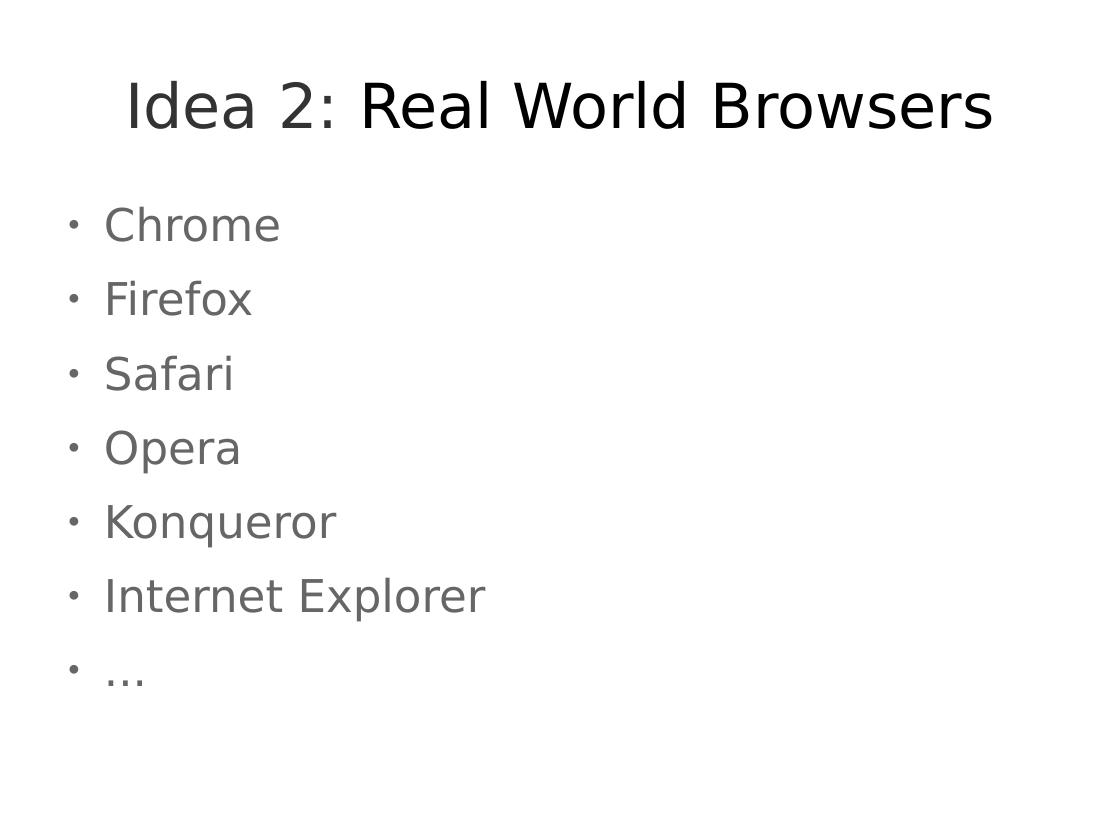
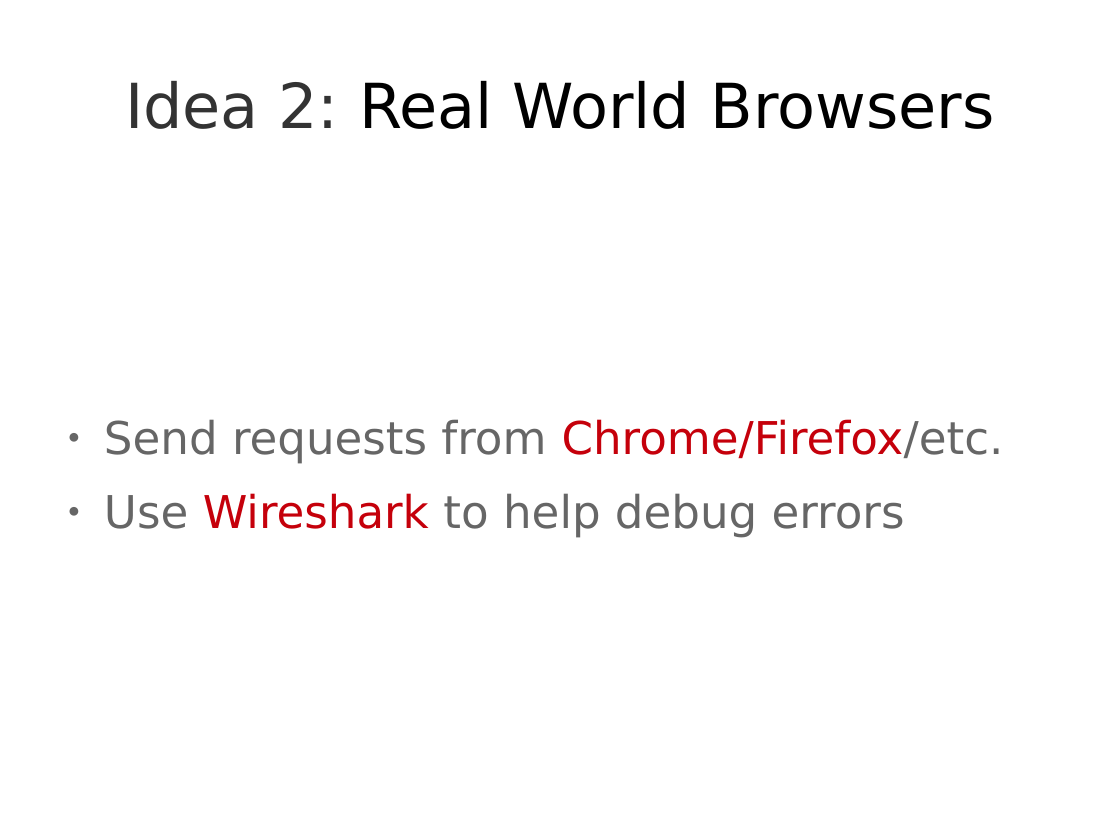
Before and after one commit to Jarvishappy/15-441-Recitation-Sessions, a slide deck: slide 6 of recitation4/src/recitation4-david.odp (slide 9 before the commit). Drawn at 1120x840 pixels with LibreOffice and Linux fonts; fonts in the diff are those of the drawing. Boxes give left, top, right and bottom in pixels: in the first picture for what was removed or moved away, otherwise in the second. Text is boxed around its words. In the diff, an @@ line names an element or a change of style, - is before the commit and + after.

```diff
--- a/recitation4/src/recitation4-david.odp
+++ b/recitation4/src/recitation4-david.odp
@@ text "Send requests from Chrome/Firefox/etc." at (104,419,1004,538): vertical alignment top to middle @@
@@ text at (104,419,1004,538): text changed @@
-● Chrome
-● Firefox
-● Safari
-● Opera
-● Konqueror
-● Internet Explorer
-● ...
+● Send requests from Chrome/Firefox/etc.
+● Use Wireshark to help debug errors
```
Also in this commit, not shown: 10 other slides changed, 3 slides added, 15 slides removed, 3 other files.
